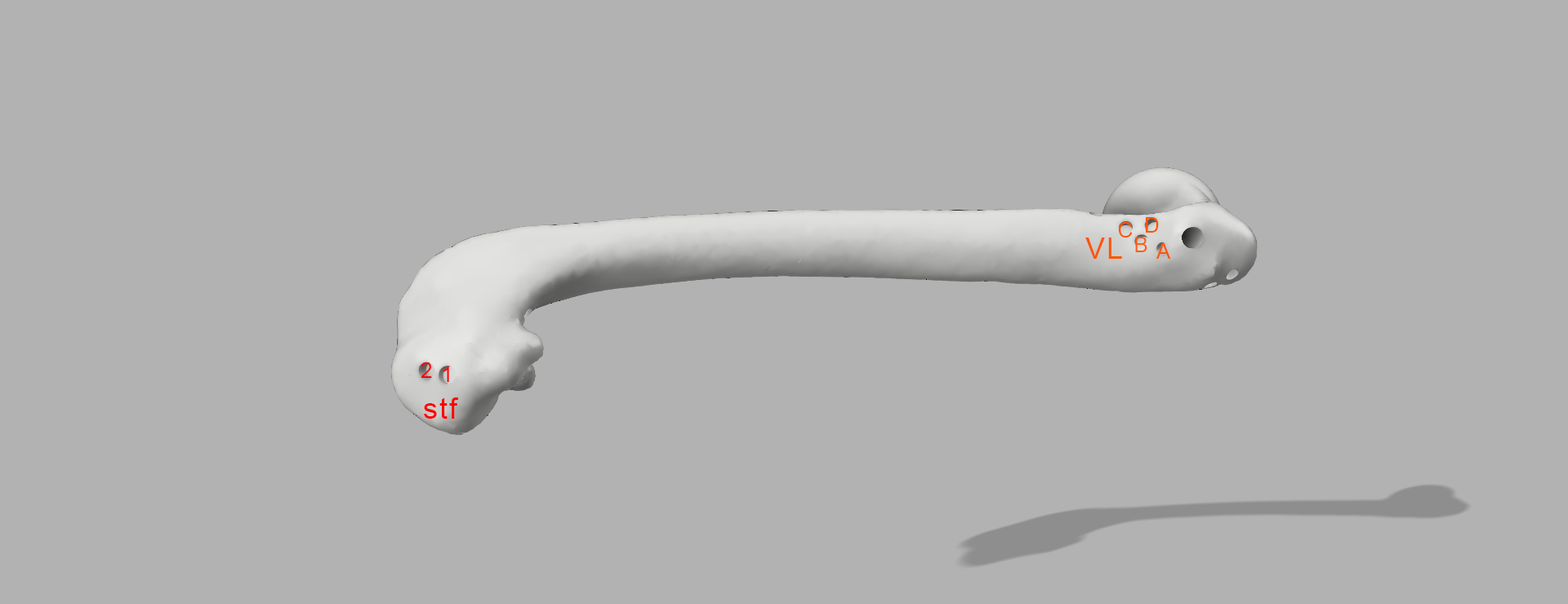
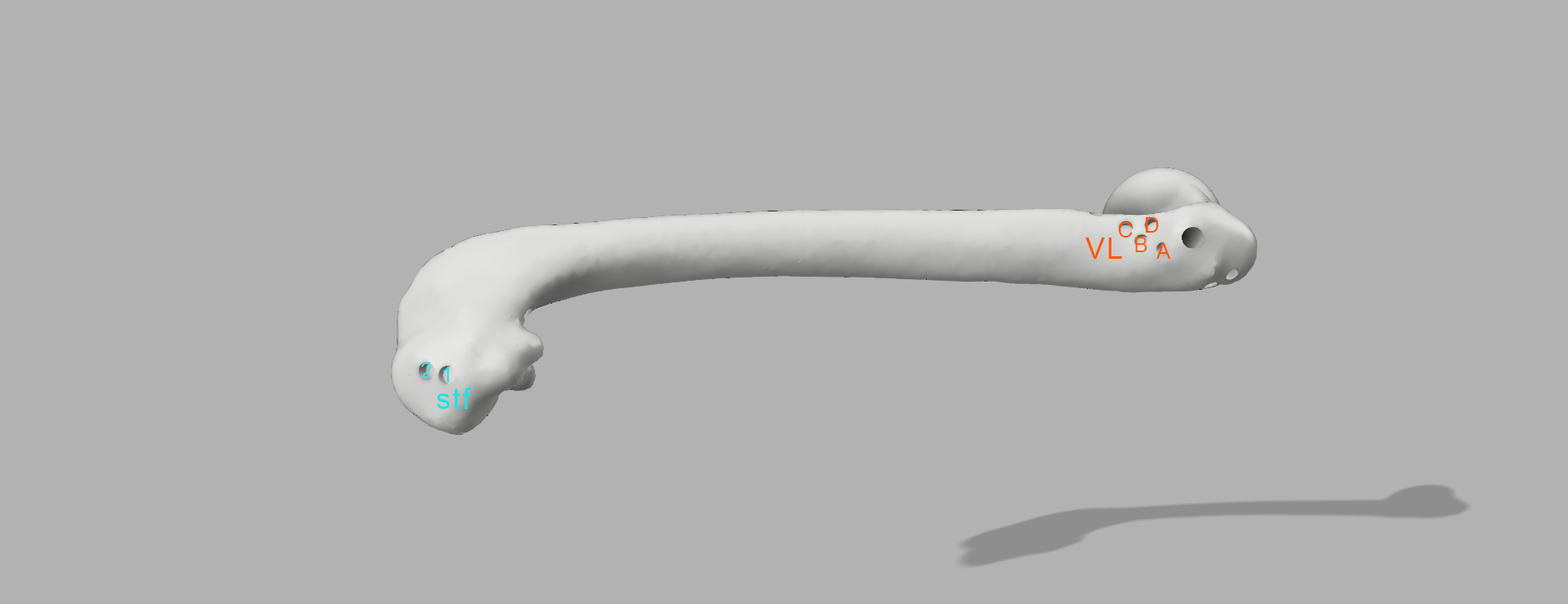
Layer changes from the first 1568×604 image to the second:
painted on "stf" over [423, 387, 473, 419]
painted on "2" over [420, 362, 433, 379]
painted on "1" over [442, 366, 450, 383]
